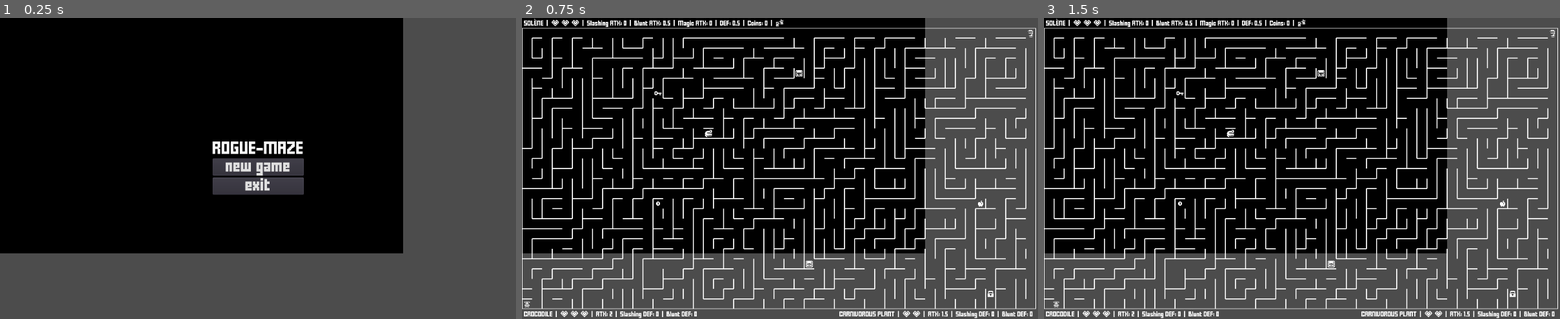
Above: before the commit, frames 1-3 (left to right).
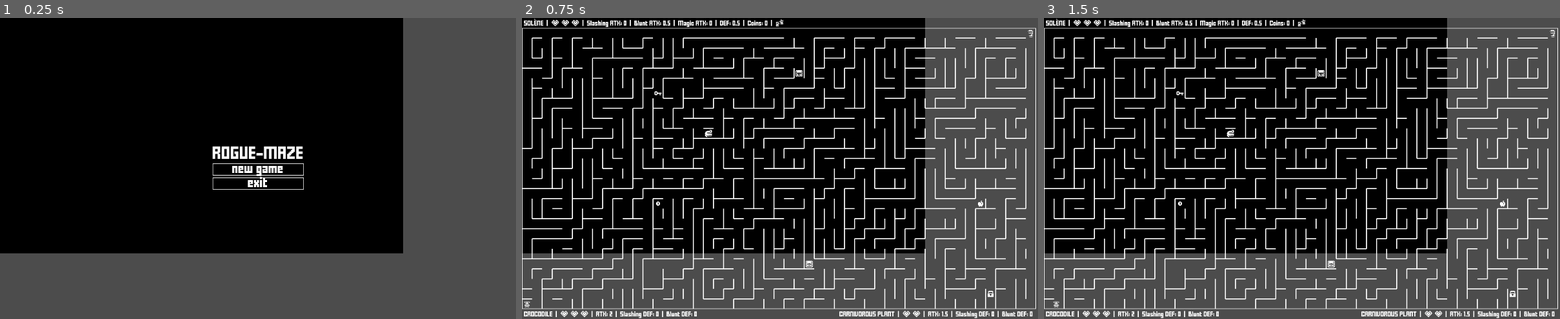
Above: after the commit, the same moments.

Repository: jGonzalezFernandez/rogue-maze
Game: Godot game, scene res://main/main.tscn
Two runs of this game, one before a commit and one after it. Both use one fixed random seed, a clock stepped at 60 frames per second and the inputs below.
Inputs:
- Up to frame 1 (0.25 s): no input
- Up to frame 2 (0.75 s): click "new game" at 0.5 s
- Up to frame 3 (1.5 s): tap Enter (bomb) at 1.25 s; hold Right (ui_right) from 1.28 s (still down); hold Enter (bomb) from 1.28 s (still down)

The runs differ from the first frame. In frame 1, 2.5% of the frame differs, in the area x 41-59%, y 41-59%; in frame 2, nothing differs; in frame 3, nothing differs.

Commit message:
Main menu code slightly improved

Diff:
--- a/gui_elements/gui_element.gd
+++ b/gui_elements/gui_element.gd
@@ -4,8 +4,46 @@
 const FONT_DATA_PATH = ResourcePath.GUI_ELEMENTS + "/FFFFORWA.ttf"
 const FONT_DATA = preload(FONT_DATA_PATH)
 
-var dynamic_font: DynamicFont
+var background_color: Color
+var base_font: DynamicFont
+var base_theme: Theme
+
+func _init(background_color: Color) -> void:
+	self.background_color = background_color
 
 func _ready() -> void:
-	dynamic_font = DynamicFont.new()
-	dynamic_font.font_data = FONT_DATA
+	base_font = DynamicFont.new()
+	base_font.font_data = FONT_DATA
+	var font_color = background_color.inverted()
+
+	var style_box = StyleBoxFlat.new()
+	style_box.bg_color = background_color
+	style_box.border_color = background_color.inverted()
+	style_box.set_border_width_all(1)
+
+	var style_box_inverted = style_box.duplicate()
+	style_box_inverted.bg_color = style_box.bg_color.inverted()
+	style_box_inverted.border_color = style_box.border_color
+
+	base_theme = Theme.new()
+	base_theme.set_font("font", "Label", base_font)
+	base_theme.set_color("font_color", "Label", font_color)
+
+	base_theme.set_font("font", "Button", base_font)
+	base_theme.set_color("font_color", "Button", font_color)
+	base_theme.set_color("font_color_hover", "Button", font_color.inverted())
+	base_theme.set_color("font_color_pressed", "Button", font_color.inverted())
+	base_theme.set_stylebox("normal", "Button", style_box)
+	base_theme.set_stylebox("hover", "Button", style_box_inverted)
+	base_theme.set_stylebox("pressed", "Button", style_box_inverted)
+
+func modified_font(new_size: int) -> DynamicFont:
+	var modified_font = base_font.duplicate()
+	modified_font.size = new_size
+	return modified_font
+
+func modified_theme(new_font: DynamicFont) -> Theme:
+	var modified_theme = base_theme.duplicate()
+	modified_theme.set_font("font", "Label", new_font)
+	modified_theme.set_font("font", "Button", new_font)
+	return modified_theme
--- a/gui_elements/message_screen.gd
+++ b/gui_elements/message_screen.gd
@@ -9,20 +9,21 @@
 var exit_button: Button
 var main_container: VBoxContainer
 
+func _init(background_color: Color).(background_color) -> void:
+	pass
+
 func _ready() -> void:
-	dynamic_font.size = 20
-
 	message = Label.new()
 	message.text = GAME_NAME
-	message.set("custom_fonts/font", dynamic_font)
+	message.theme = modified_theme(modified_font(20))
 
 	new_game_button = Button.new()
 	new_game_button.text = "new game"
-	new_game_button.set("custom_fonts/font", dynamic_font)
+	new_game_button.theme = base_theme
 
 	exit_button = Button.new()
 	exit_button.text = "exit"
-	exit_button.set("custom_fonts/font", dynamic_font)
+	exit_button.theme = base_theme
 
 	main_container = VBoxContainer.new()
 	main_container.add_child(message)
--- a/gui_elements/status_bar/status_bar.gd
+++ b/gui_elements/status_bar/status_bar.gd
@@ -11,18 +11,19 @@
 var inventory: HBoxContainer
 var main_container: HBoxContainer
 
-func _init(character: Character, layout_preset: int, offset: Vector2 = Vector2.ZERO) -> void:
+func _init(background_color: Color, character: Character, layout_preset: int, offset: Vector2 = Vector2.ZERO).(background_color) -> void:
 	self.character = character
 	self.layout_preset = layout_preset
 	self.offset = offset
 
 func _ready() -> void:
-	dynamic_font.size = 8
-	dynamic_font.extra_spacing_top = 4
+	var modified_font = modified_font(8)
+	modified_font.extra_spacing_top = 4
+	var modified_theme = modified_theme(modified_font)
 
 	name_label = Label.new()
 	name_label.text = character.name.to_upper() + "  |" # vertical bar to separate the name from the hearts
-	name_label.set("custom_fonts/font", dynamic_font)
+	name_label.theme = modified_theme
 
 	heart_bar = HBoxContainer.new()
 	for i in Utils.rounded_half(character.max_health):
@@ -31,7 +32,7 @@
 
 	stats_label = Label.new()
 	stats_label.text = character.get_stats()
-	stats_label.set("custom_fonts/font", dynamic_font)
+	stats_label.theme = modified_theme
 
 	inventory = HBoxContainer.new()
 
--- a/main/main.gd
+++ b/main/main.gd
@@ -44,7 +44,7 @@
 	color = BACKGROUND_COLOR
 	rect_size = OS.get_window_size()
 
-	message_screen = MessageScreen.new()
+	message_screen = MessageScreen.new(BACKGROUND_COLOR)
 	add_child(message_screen)
 
 func on_new_game_button_pressed() -> void:
@@ -53,7 +53,7 @@
 	player = Player.new(STARTING_POSITION)
 	add_child(player)
 
-	player_status_bar = StatusBar.new(player, Control.PRESET_TOP_LEFT, Vector2(STATUS_BAR_X_OFFSET, STATUS_BAR_Y_OFFSET))
+	player_status_bar = StatusBar.new(BACKGROUND_COLOR, player, Control.PRESET_TOP_LEFT, Vector2(STATUS_BAR_X_OFFSET, STATUS_BAR_Y_OFFSET))
 	add_child(player_status_bar)
 
 	player_status_bar.inventory.add_child(Gauntlets.new()) # to visually represent the initial state of the Player
@@ -150,7 +150,7 @@
 
 func set_enemy_status_bars():
 	for i in range(enemies.size()):
-		var status_bar = StatusBar.new(enemies[i], ENEMY_STATUS_BAR_LAYOUTS[i][0], ENEMY_STATUS_BAR_LAYOUTS[i][1])
+		var status_bar = StatusBar.new(BACKGROUND_COLOR, enemies[i], ENEMY_STATUS_BAR_LAYOUTS[i][0], ENEMY_STATUS_BAR_LAYOUTS[i][1])
 		add_child(status_bar)
 		enemy_status_bars.append(status_bar)
 
